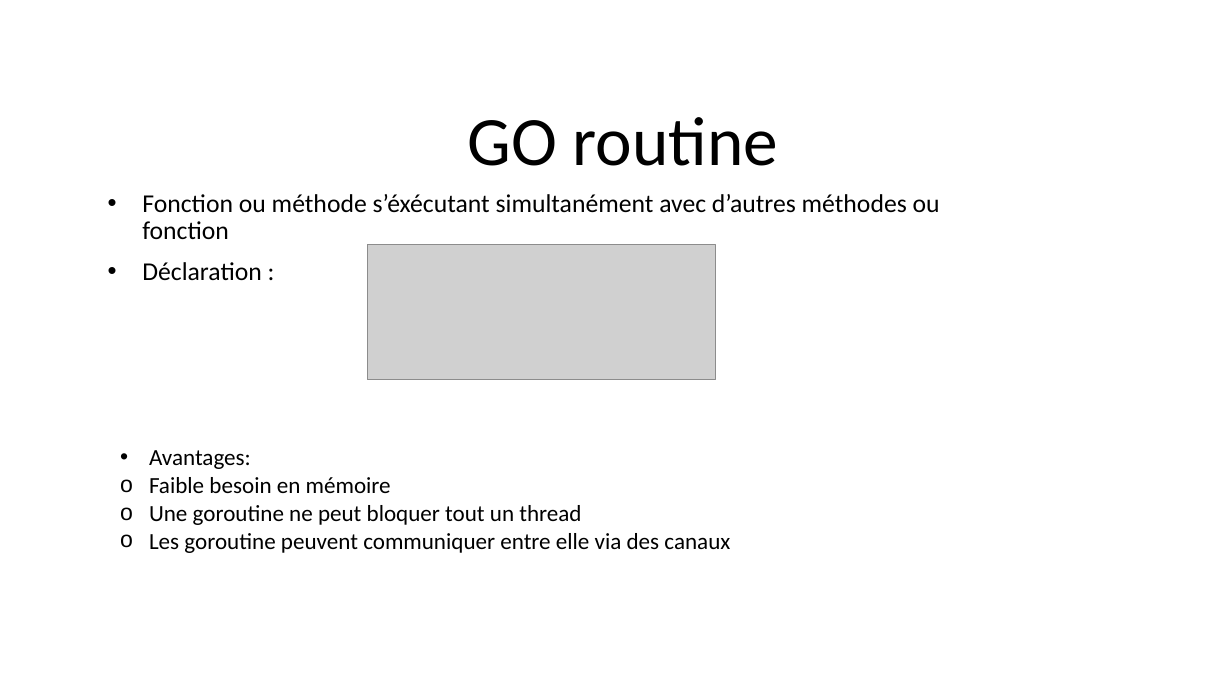
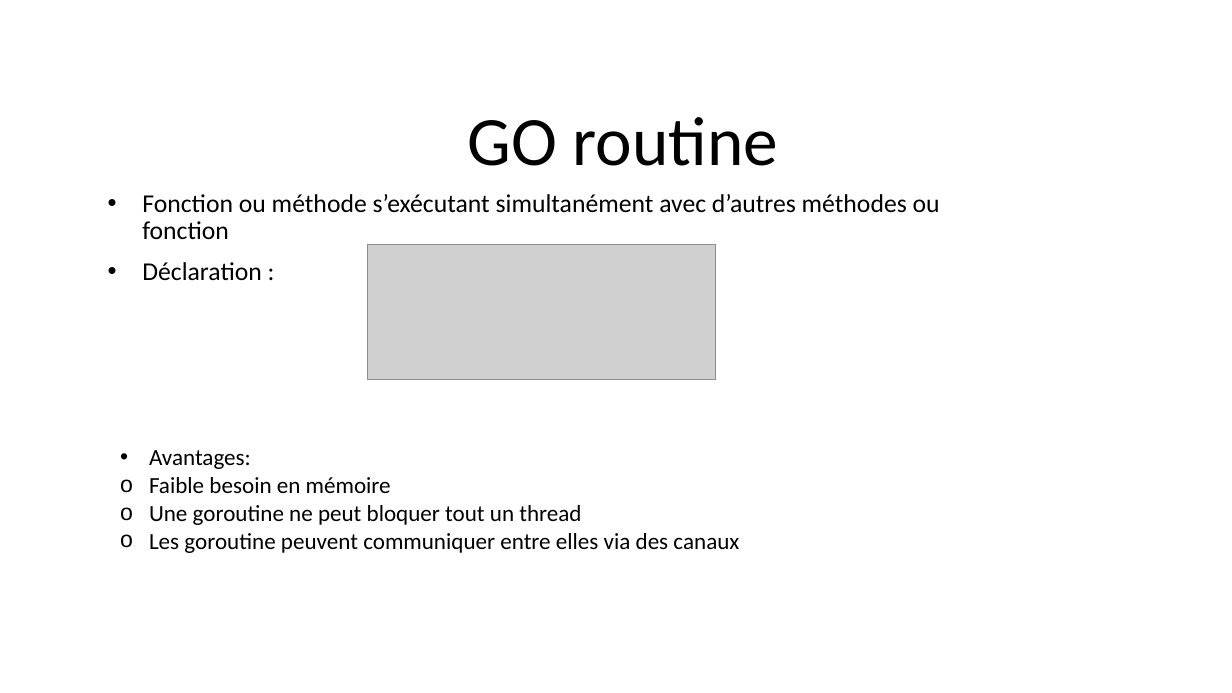
Before and after one commit to aykis/CODEV-GO, a slide deck: slide 1 of Presentation Channels.pptx. Drawn at 1232x693 pixels with LibreOffice and Linux fonts; fonts in the diff are those of the drawing; grey boxes stand for pictures. Boxes give left, top, right and bottom in pixels: in the first picture for what was removed or moved away, otherwise in the second. Text is boxed around its words. In the diff, an @@ line names an element or a change of style, - is before the commit and + after.

```diff
--- a/Presentation Channels.pptx
+++ b/Presentation Channels.pptx
@@ subtitle at (x1=142, y1=194, x2=940, y2=239): text changed @@
-• Fonction ou méthode s’éxécutant simultanément avec d’autres méthodes ou fonction
+• Fonction ou méthode s’exécutant simultanément avec d’autres méthodes ou fonction
@@ text at (x1=149, y1=533, x2=739, y2=553): text changed @@
-o Les goroutine peuvent communiquer entre elle via des canaux
+o Les goroutine peuvent communiquer entre elles via des canaux
```
Also in this commit, not shown: 3 other slides changed, 4 slides added.
